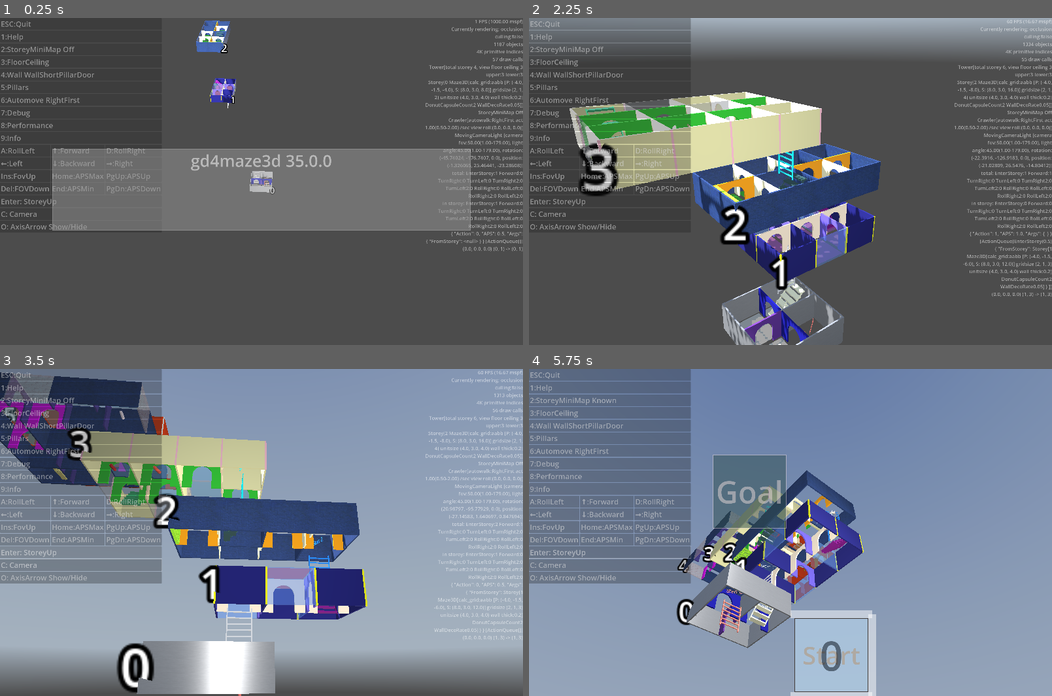
Above: before the commit, frames 1-4 (two rows, left to right).
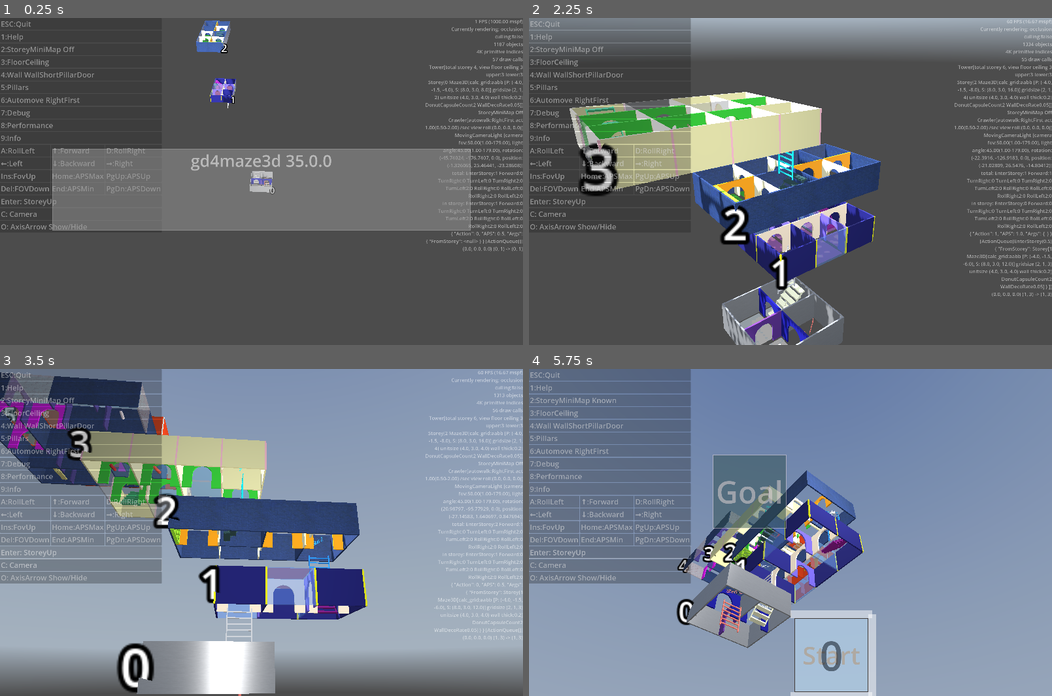
Above: after the commit, the same moments.

Repository: kasworld/gd4maze3d
Game: Godot game, scene res://main.tscn
The game is run twice, just before and just after one commit, with the same random seed, the same clock (stepped at 60 frames per second) and the same inputs. A sky picture missing from this copy of the repository is replaced by a grey-blue gradient.
Inputs (mouse positions are in pixels of both pictures, inside the frame that each line leads up to):
- Up to frame 1 (0.25 s): no input
- Up to frame 2 (2.25 s): click "Enter: StoreyUp" at 0.5 s; click "Enter: StoreyUp" at 1.25 s; tap Enter at 2 s; move the mouse to (905, 165) at 2.02 s; hold Right from 2.03 s (still down); tap Q at 2.1 s; click (905, 165) at 2.17 s
- Up to frame 3 (3.5 s): move the mouse to (156, 548) at 2.77 s; release Right at 2.78 s; hold Down from 2.78 s (still down); tap E at 2.85 s
- Up to frame 4 (5.75 s): move the mouse to (842, 460) at 3.52 s; release Down at 3.53 s; hold Right 3.53-4.28 s; tap 1 at 3.6 s; move the mouse to (764, 597) at 4.27 s; hold Up 4.28-5.03 s; tap 2 at 4.35 s; click (764, 597) at 4.42 s; move the mouse to (947, 581) at 5.02 s; hold Left from 5.03 s (still down); tap 3 at 5.1 s

The runs differ from the first frame. In frame 1, less than 0.1% of the frame differs, in the area x 37-45%, y 2-9%; in frame 2, 0.6%; in frame 3, 0.7%; in frame 4, 2.1%, in the area x 30-64%, y 31-81%.

Commit message:
change camera center, pos

Diff:
--- a/main.gd
+++ b/main.gd
@@ -32,11 +32,13 @@
 	minimap.position = rt.get_center() - minimap.get_size()/2
 
 func update_camera() -> void:
+	var cur_storey_y := main_tower.cur_storey.position.y
 	var ref_len := main_tower.tower_size().length()
 	$AxisArrow3D.set_size(ref_len/3).set_colors()
-	$FixedCameraLight.set_center_pos_far(Vector3.ZERO, 	Vector3(0, 0, ref_len), ref_len*4)
-	$MovingCameraLightHober.set_center_pos_far( Vector3.ZERO, Vector3(0, 0, ref_len), ref_len*4)
-	$MovingCameraLightAround.set_center_pos_far( Vector3.ZERO, Vector3(0, 0, ref_len), ref_len*4)
+	var center := Vector3(0, cur_storey_y, 0)
+	$FixedCameraLight.set_center_pos_far(center, Vector3(0, cur_storey_y, ref_len), ref_len*4)
+	$MovingCameraLightHober.set_center_pos_far( center, Vector3(0, cur_storey_y, ref_len), ref_len*4)
+	$MovingCameraLightAround.set_center_pos_far( center, Vector3(0, cur_storey_y, ref_len), ref_len*4)
 
 
 func _ready() -> void:
